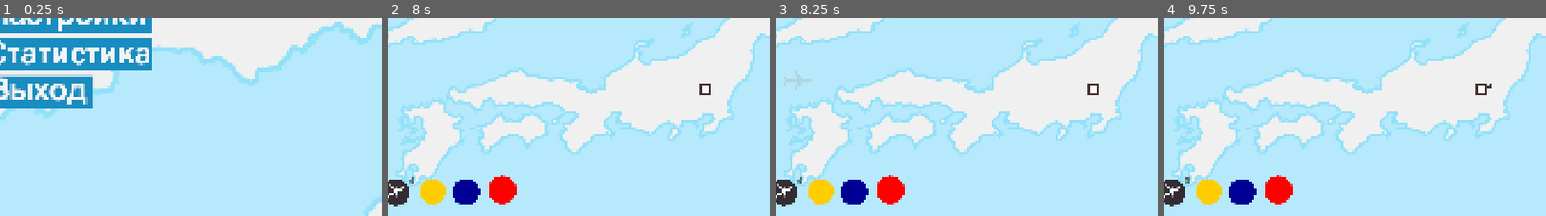
Above: before the commit, frames 1-4 (left to right).
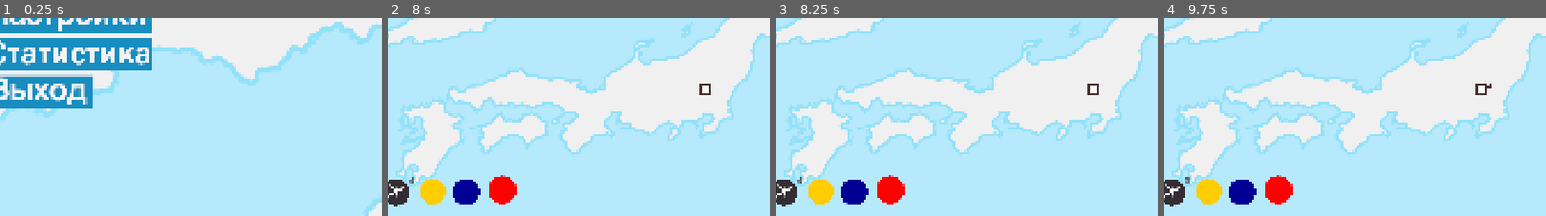
Above: after the commit, the same moments.

Repository: top-it-090304/Holding-Pattern
Game: Godot game, scene res://scene/StartMenu.tscn
The game is run twice, just before and just after one commit, with the same random seed, the same clock (stepped at 60 frames per second) and the same inputs.
Inputs (mouse positions are % of the whole screen's width and height, from its top left):
- Up to frame 1 (0.25 s): no input
- Up to frame 2 (8 s): click (46, 40) at 0.5 s; click (48, 94) at 1.25 s; click (52, 94) at 2 s; click (57, 93) at 2.75 s; click (48, 94) at 3.5 s; click (52, 94) at 4.25 s; click (57, 93) at 5 s; click (48, 94) at 5.75 s; click (52, 94) at 6.5 s; click (57, 93) at 7.25 s
- Up to frame 3 (8.25 s): tap Enter at 8 s; drag from (43, 94) to (49, 10) at 8.02 s
- Up to frame 4 (9.75 s): tap Space at 8.75 s; drag from (49, 10) to (98, 19) at 8.77 s; click (98, 19) at 9.67 s
The pictures show only the part of the screen within x 42-92%, y 50-100%; the shares and areas given below are measured in that part.

Frames 1-2 are identical in both runs. In frame 3, 0.2% of the frame differs, in the area x 2-10%, y 26-37%; in frame 4, nothing differs.
Error after the commit: Invalid access to property or key 'texture' on a base object of type 'null instance'. (res://scripts/Fly_add.gd:17)

Commit message:
fix: create lines

Diff:
--- /dev/null
+++ b/scripts/Fly_add.gd
@@ -0,0 +1,50 @@
+extends TextureRect
+
+var is_dragging = false
+var ghost_plane: Sprite2D
+@onready var fly_node = $"../TextureFlyGhost"
+
+func _gui_input(event):
+	if event is InputEventMouseButton and event.button_index == MOUSE_BUTTON_LEFT:
+		if event.pressed and GameData.start_planes > 0:
+			is_dragging = true
+			_create_ghost()
+		elif not event.pressed and is_dragging:
+			_drop_plane()
+
+func _create_ghost():
+	ghost_plane = Sprite2D.new()
+	ghost_plane.texture = fly_node.texture
+	ghost_plane.modulate = Color(1, 1, 1, 0.5)
+	ghost_plane.top_level = true
+	get_tree().root.add_child(ghost_plane)
+
+func _process(_delta):
+	if is_dragging and ghost_plane:
+		ghost_plane.global_position = get_global_mouse_position()
+
+func _drop_plane():
+	is_dragging = false
+	var mouse_pos = get_global_mouse_position()
+	var found_route = null
+	var route_data_ = null
+	var t_ = 0.0
+	var min_dist = 60.0
+
+	for route in get_tree().get_nodes_in_group("routes"):
+		for curve in route.my_curves:
+			var offset = curve.get_closest_offset(mouse_pos)
+			var point_on_curve = curve.sample_baked(offset)
+			var dist = mouse_pos.distance_to(point_on_curve)
+
+			if dist < min_dist:
+				min_dist = dist
+				found_route = route
+				route_data_ = route.route_data
+				t_ = offset / curve.get_baked_length()
+
+	if found_route and route_data_:
+		found_route.spawn_plane(route_data_, t_)
+		print("самолет появился")
+
+	ghost_plane.queue_free()
--- a/scripts/Main.gd
+++ b/scripts/Main.gd
@@ -70,8 +70,14 @@
 
 
 	for airport in get_tree().get_nodes_in_group("airports"):
-		if airport != selected_airport and airport.global_position.distance_to(mouse_pos) < 50:
+		if (airport != selected_airport and airport.global_position.distance_to(mouse_pos) < 50 and airport not in lines_data[lines_data["current color"] + "_airports"]) or (airport != selected_airport and airport.global_position.distance_to(mouse_pos) < 50 and len(lines_data[lines_data["current color"] + "_airports"]) > 2 and airport == lines_data[lines_data["current color"] + "_airports"][0]):
+
 			airport.activate_pulse()
+
+			if not lines_data["in_" + lines_data["current color"]]:
+				lines_data[lines_data["current color"] + "_airports"].append(selected_airport)
+			lines_data[lines_data["current color"] + "_airports"].append(airport)
+
 			create_route(selected_airport, airport)
 
 			selected_airport = airport
Binary file added: objects/icons8-круг-24.png
Not shown, added: objects/icons8-круг-24.png.import
Not shown, added: scripts/Fly_add.gd.uid
